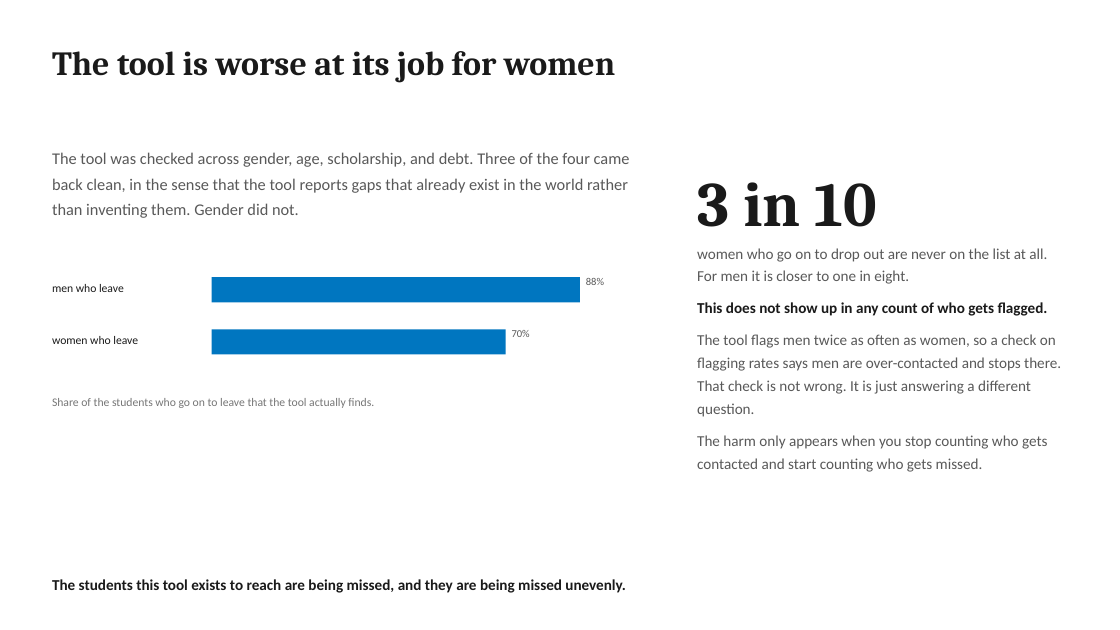
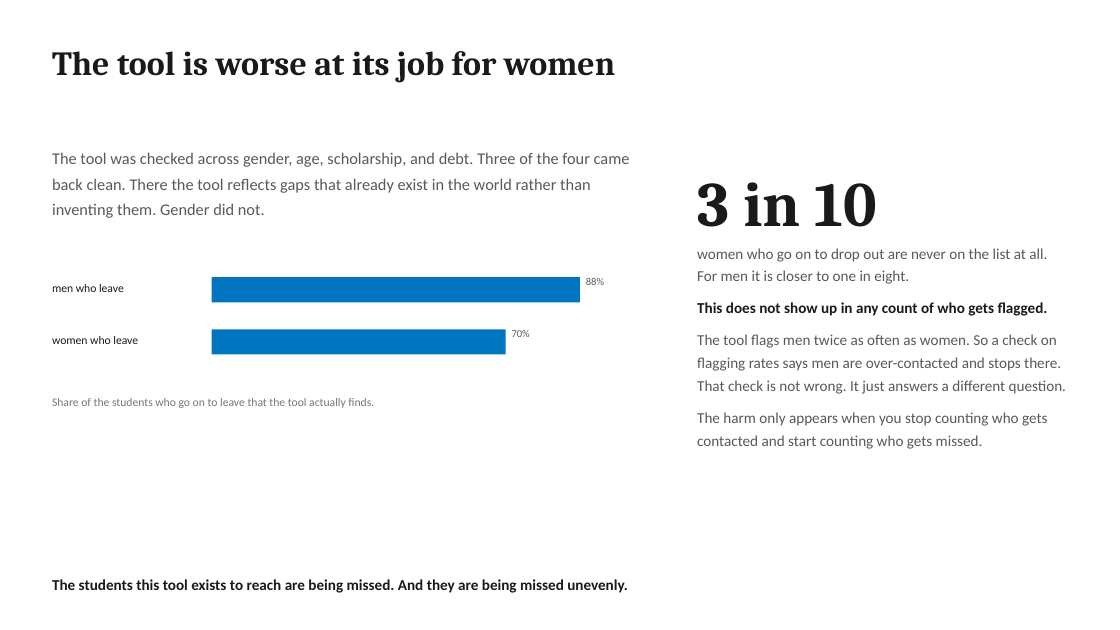
Before and after one commit to jeryldev/pgdaiml-capstone, a slide deck: slide 7 of presentations/business.pptx. Drawn at 1120x630 pixels with LibreOffice and Linux fonts; fonts in the diff are those of the drawing. Boxes give left, top, right and bottom in pixels: in the first picture for what was removed or moved away, otherwise in the second. Text is boxed around its words. In the diff, an @@ line names an element or a change of style, - is before the commit and + after.

```diff
--- a/presentations/business.pptx
+++ b/presentations/business.pptx
@@ text at [52, 152, 630, 218]: text changed @@
-The tool was checked across gender, age, scholarship, and debt. Three of the four came back clean, in the sense that the tool reports gaps that already exist in the world rather than inventing them. Gender did not.
+The tool was checked across gender, age, scholarship, and debt. Three of the four came back clean. There the tool reflects gaps that already exist in the world rather than inventing them. Gender did not.
@@ text at [697, 334, 1066, 394]: text changed @@
-The tool flags men twice as often as women, so a check on flagging rates says men are over-contacted and stops there. That check is not wrong. It is just answering a different question.
+The tool flags men twice as often as women. So a check on flagging rates says men are over-contacted and stops there. That check is not wrong. It just answers a different question.
@@ text at [52, 579, 628, 593]: text changed @@
-The students this tool exists to reach are being missed, and they are being missed unevenly.
+The students this tool exists to reach are being missed. And they are being missed unevenly.
```
Also in this commit, not shown: 8 other slides changed, 11 other files.
